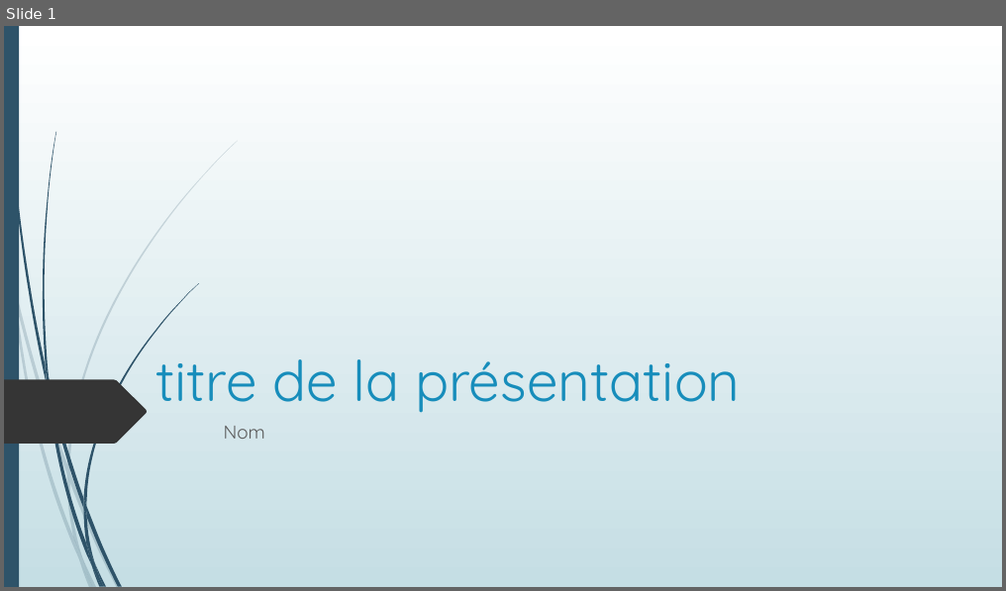
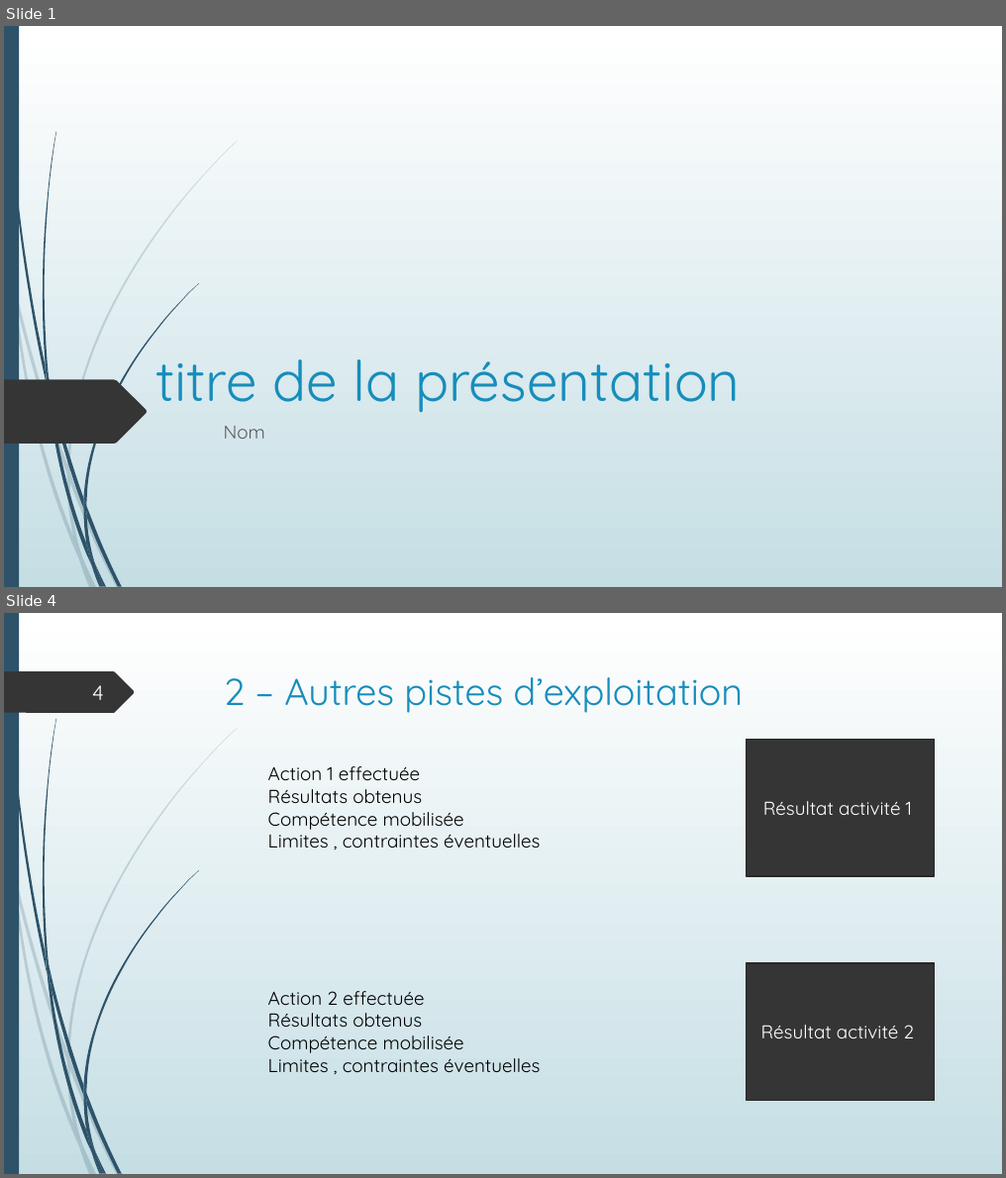
Before and after one commit to SdeuxiModeles/Modeles, a slide deck: N1.pptx. Shown one above the other, each under a label of ours: slide 1 before the commit, slides 1 and 4 after it; the slides between them are not shown. The pictures are 1006x591 and 1006x1178 pixels, drawn with LibreOffice and Linux fonts; fonts in the diff are those of the drawing. Boxes give left, top, right and bottom in pixels: in the first picture for what was removed or moved away, otherwise in the second. Text is boxed around its words. In the diff, an @@ line names an element or a change of style, - is before the commit and + after.

```diff
--- a/N1.pptx
+++ b/N1.pptx
@@ slide 4 added at (4, 613, 1002, 1174), background gradient #FFFFFF to #C5DEE5; not listed: 23 template elements that a slide beside it also shows @@
@@ freeform shape added at (4, 671, 135, 713), fill #353535 @@
@@ page number added at (92, 685, 104, 700), 20 pt, text #FEFFFF @@
+4
@@ title added at (224, 677, 744, 713), 36 pt, text #178DBB @@
+2 – Autres pistes d’exploitation
@@ rectangle added at (746, 740, 935, 876), fill #353535, outline #272727 1.25 pt, 18 pt, text #FFFFFF @@
+Résultat activité 1
@@ text added at (268, 766, 540, 849), 18 pt, text #000000 @@
+Action 1 effectuée
+Résultats obtenus
+Compétence mobilisée
+Limites , contraintes éventuelles
@@ rectangle added at (746, 963, 935, 1100), fill #353535, outline #272727 1.25 pt, 18 pt, text #FFFFFF @@
+Résultat activité 2
@@ text added at (268, 991, 540, 1072), 18 pt, text #000000 @@
+Action 2 effectuée
+Résultats obtenus
+Compétence mobilisée
+Limites , contraintes éventuelles
```
Also in this commit, not shown: 1 slide changed, 23 other slides added, 7 slides removed.
